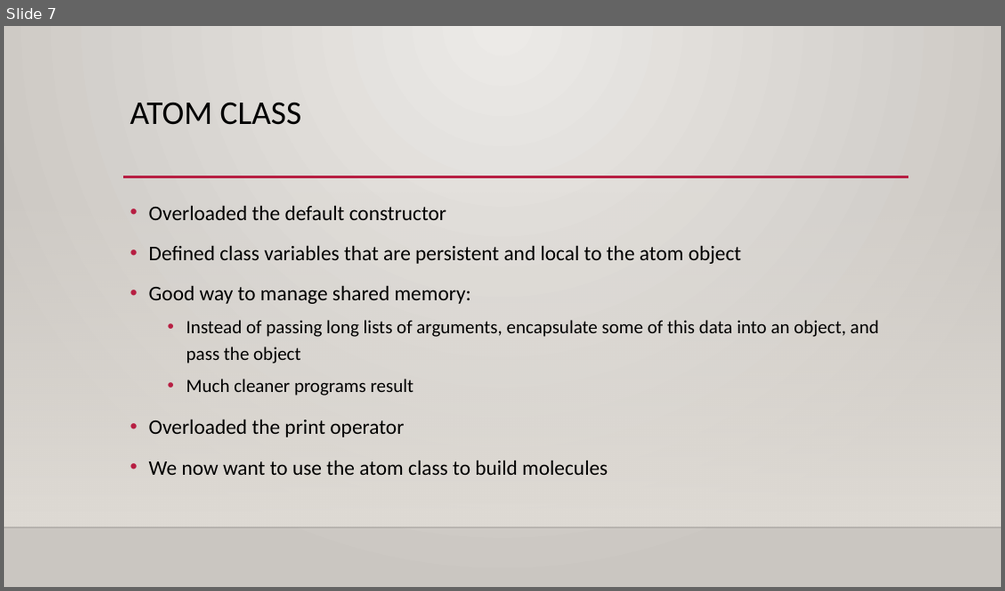
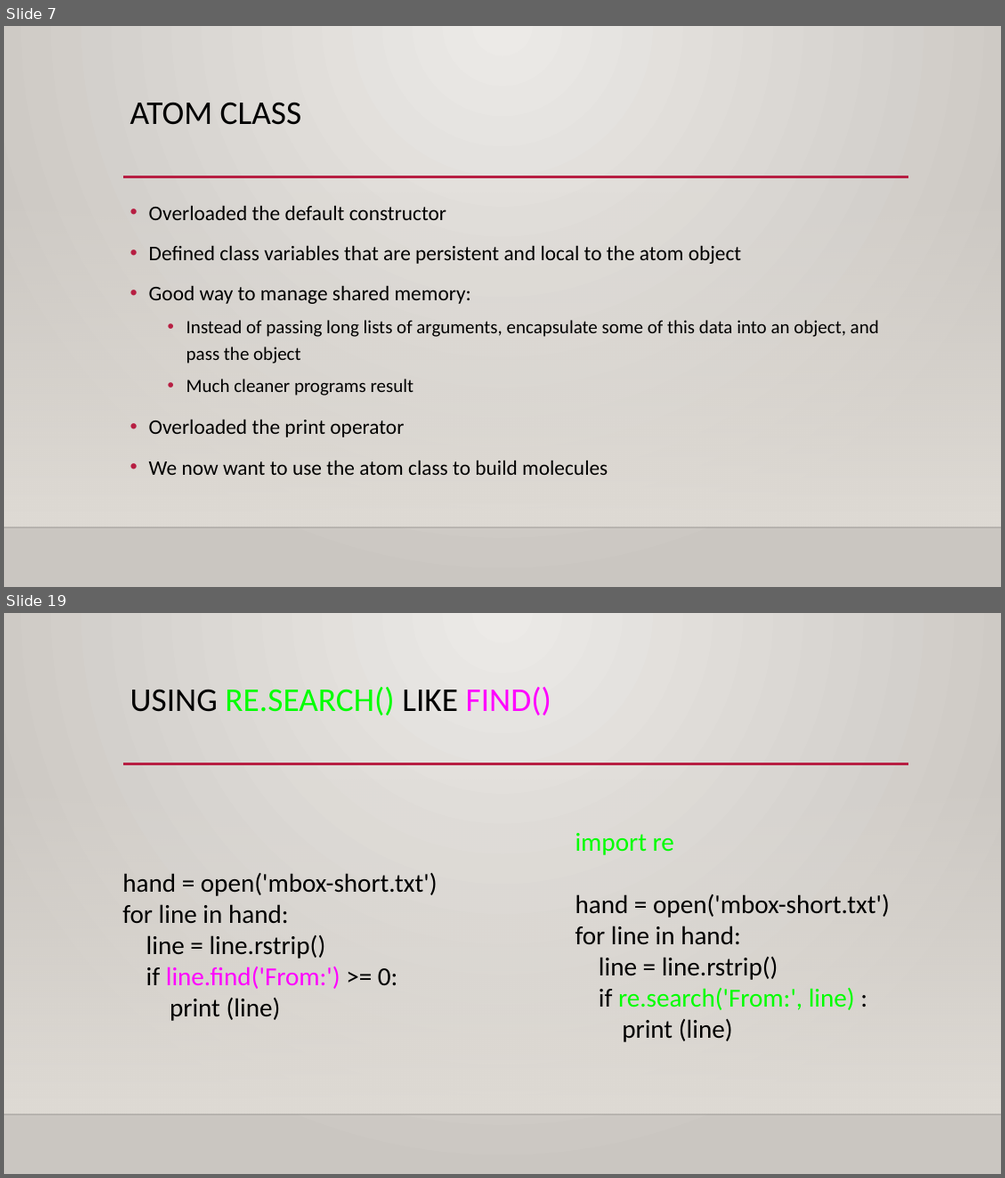
Before and after one commit to KERT-core/pythonEdu, a slide deck: chapter2/Python class II.pptx. Shown one above the other, each under a label of ours: slide 7 before the commit, slides 7 and 19 after it; the slides between them are not shown. The pictures are 1005x591 and 1005x1178 pixels, drawn with LibreOffice and Linux fonts; fonts in the diff are those of the drawing; background and template pictures are left out. Boxes give left, top, right and bottom in pixels: in the first picture for what was removed or moved away, otherwise in the second. Text is boxed around its words. In the diff, an @@ line names an element or a change of style, - is before the commit and + after.

```diff
--- a/chapter2/Python class II.pptx
+++ b/chapter2/Python class II.pptx
@@ slide 19 added at [4,613,1001,1174], background gradient #ECEAE7 to #CAC7C1; not listed: 3 template elements that a slide beside it also shows @@
@@ title added at [130,687,551,715], 32 pt, text #00FF00 @@
+USING RE.SEARCH() LIKE FIND()
@@ text added at [575,833,890,1042], 25 pt, text #000000 @@
+import re
+hand = open('mbox-short.txt')
+for line in hand:
+line = line.rstrip()
+if re.search('From:', line) :
+print (line)
@@ text added at [122,873,437,1021], 25 pt, text #000000 @@
+hand = open('mbox-short.txt')
+for line in hand:
+line = line.rstrip()
+if line.find('From:') >= 0:
+print (line)
```
Also in this commit, not shown: 2 slides changed, 14 other slides added, 6 other files.
